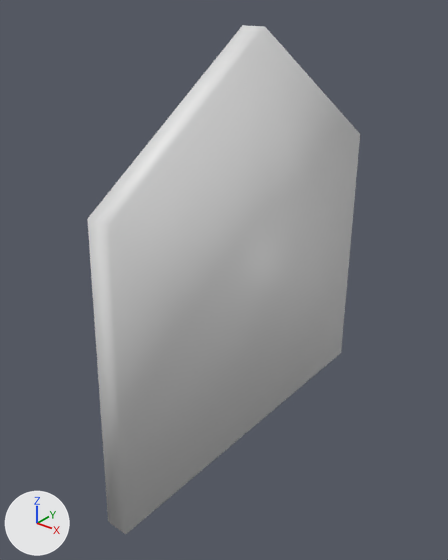
One commit to the FBX model BuildingEscape/Content/StaticMesh/caveDoor.fbx: the scene before it, then after it.
Before and after are seen from a 50 mm lens placed at (-2.11, -0.14, 3.19), pointed at (-4.78, 3.21, 1.12). Every picture has the same lights, and +X, +Y and +Z are marked at lower left.
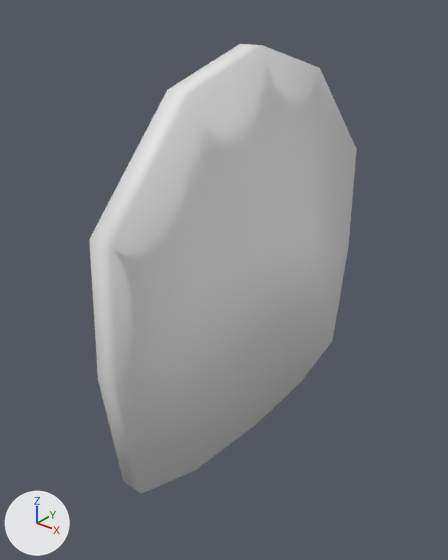
The change, as JSON lines over the scene's bpy script:
```json
{"op": "add", "block": "mat_cavedoor", "code": ["mat_cavedoor = principled_material('caveDoor')", "mat_cavedoor.base_color = (0.8, 0.8, 0.8)  # white #e7e7e7", "mat_cavedoor.roughness = 0.553"]}
{"block": "me_cube_001", "where": "# used by ob_cube; location = (-4.689, 3.402, 0.987); rotation_euler = (-0.0000139, 0.0, 3.135), in degrees (0, 0, 180)"}
{"op": "remove", "block": "me_cube_001", "code": "me_cube_001.from_pydata(...)  # 12 vertices, 10 faces; spans x -0.09..0.09, y -1.51..1.51, z -1.29..1.93"}
{"op": "add", "block": "me_cube_001", "code": "me_cube_001.from_pydata(...)  # 30 vertices, 28 faces; spans x -10.16..10.16, y -147.05..145.26, z -129.41..181.86"}
{"block": "me_cube_001", "change": "me_cube_001 part 1: the whole mesh is rebuilt"}
{"op": "add", "block": "me_cube_001", "code": "me_cube_001.materials.append(mat_cavedoor)  # white #e7e7e7"}
{"op": "set", "path": "ob_cube.rotation_euler", "old": "(-0.0000139, 0.0, 3.135)", "new": "(0.0, 0.0, 0.0)", "note": "degrees (0, 0, 180) -> degrees (0, 0, 0)"}
{"op": "set", "path": "ob_cube.scale", "old": "(1.0, 1.0, 1.0)", "new": "(0.01, 0.01, 0.01)"}
```

Changed parts and their boxes [x1, y1, x2, y2] in the pictures (448 x 560 px):
```json
{"object": "Cube", "change": "reshaped, rescaled, turned", "before": [87, 25, 360, 534], "after": [89, 44, 357, 494]}
```
